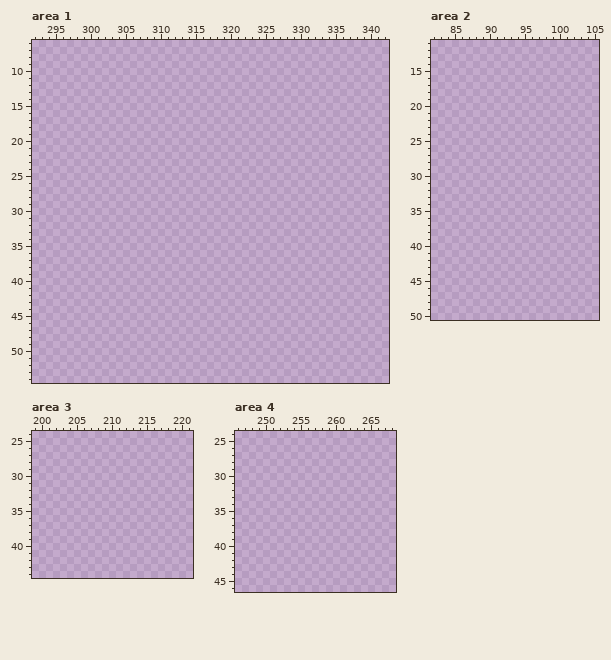
Pixel-art file, stored at magicWorld/Sprites/Спрайт-0001.aseprite. Above, as it was before the edit.
512x512 pixels, 1 frame. Colours within 5 levels of each other are drawn and written as one. Shown: area 1: x 292..342, y 6..54; area 2: x 82..105, y 11..50; area 3: x 199..221, y 24..44; area 4: x 246..268, y 24..46. The commit also changed other parts of the picture, which this record leaves out.
The same view after the edit:
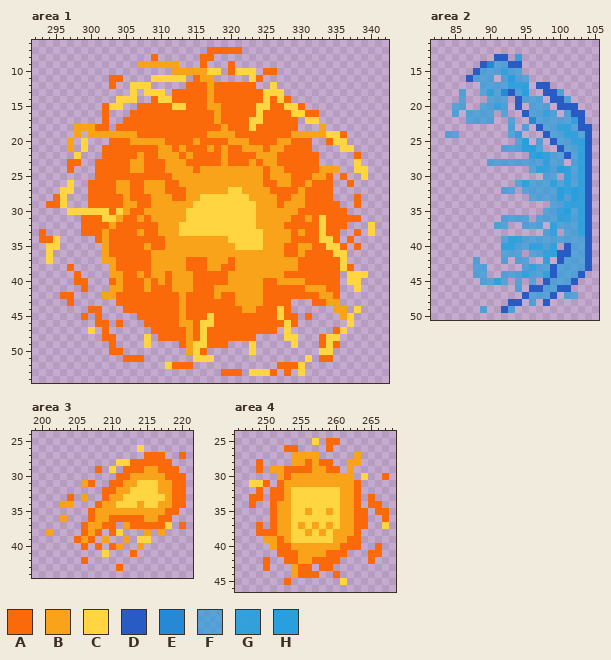
Palette (. is transparent): A #fa6a0a  B #f9a31b  C #ffd541  D #285cc4  E #2689d5  F #249fdead  G #249fdee5  H #249fdef7
What changed:
Changed rows in their new state; - is an unchanged pixel.
Area 1:
first column x 293:
 7 ------------------------AAAAA-------------------
 8 ----------------A------AA-----------------------
 9 --------------BBBBBB---A---A--------------------
10 -------------------BBBBBCC-ACCC-AA--------------
11 ----------AA----CCCCC-ABB-----CA----------------
12 ----------A--CCC-----AAABAAAAAA--C--------------
13 -------------C-CCC-AAAAABAAAAAAACCC-------------
14 -----------CCC--ACCAAAAABAAAAAAACACA------------
15 ---------ACC--AAAAACCAAABBAAAAACCAACCA----------
16 ---------A---AAAAAAAAAAAABAAAAACAAAACCAA--------
17 ---------A--AAAAAAAAAAAAABAAAACCAAAAA-CC--------
18 -----BBBAA-AAAAAAAAAAAAAAABAAACAAAAAA---B-------
19 -----B-BBBBBBBAAAAAAAAAABBBBAAAAAAAABBBBBCCA----
20 ----B-C---AAABBBBBAAAABAAAABBBAAAABBAAA--ACC----
21 ----B-C--AAAAAAAABBABAAABABAABBBABBAAAA----CC---
22 -----C---AAAAABAABBBABAAAABAAAABBBAAAAAA-----A--
23 ----AA--AAAAABBAAABBBAAAAABAAABABBAAAAAA-----C--
24 ----A---AAAAABBAAABBBBABBBBBBBBBABBAAAAABBB--CC-
25 --------AAAAAAAAAAABBBBBBBBBBBBBABBBAAABBA-A--C-
26 ----C--AAAABBAABBBAABBBBBBBBBBBBAABBAABAAA--A---
27 ---CC--AAAABBAABBBAAABBBBBBCCBBBBAAAABAAAA------
28 --AC---AAAAABAAABBBAABBCCCCCCCBBBBAABBAAAA---A--
29 -AAC---AAAAABBAABBBBBBCCCCCCCCCBBBABBBAAAAA--A--
30 ----CCCCCCACBAABBBBBBCCCCCCCCCCBBBBBBAAAAAAA----
31 ------AAACCBAABABBBBBCCCCCCCCCCBBBBBAABACAAAAA--
32 ------AAAABAAAAAABBBCCCCCCCCCCCBBBBAAAAACAAA---C
33 A-----AAABAAAABAABBBCCCCCCCCCCCCBBBBABAACAA--A-C
34 AAC-----ABAAAAAAAABBBBBBBBBCCCCCBBBBAAAACCA-A---
35 -CC------BAAAAABAABBBBBBBBBBCCCCBBBAABBAACCA-A--
36 -C-------BAAAAAABBBBBBBBBBBBBBBBBBBAABAAAACC----
37 -C-------BBAAAAABBBBBAAABBBABBBBBBBBBAAAAAAC----
38 ----A-----BAAAAABBBBBAAABBAABBBBBBBBBAAAAAACA---
39 -----A----BBAABABBABBBAAAAABBBBBBBBAAAAAAAA-CCC-
40 -----AA---ABAAABABABBBAAAAABBBBBAABBBBAAAAA-CC--
41 ------A---BBAAABAAABBBAAABBBBBBBAAAAAABBBAA--C--
42 ---AA----BBAAAAAAAAABAAAABAABBBBAAAAAAAABBA-----
43 ----A------AAAAAAAAABAAAAAAABBBBAAAA---AABB-----
44 -------AA---AAAAAAAABAAAAAAAABBAAACA------BB-C--
45 ------A-A-----AAAAAABAAACAAAAAAAAACAA-A----BC---
46 --------AA-A---AAAAABBACCAAAAAAAAAACA-------C---
47 -------C-A------AAAAABACAAAAAAAAAA-C------AC----
48 ---------AA----C-AAAABACAAAAAAA----CC---ACC-----
49 ----------A----C----ABCCAAA---C-----C---ACA-----
50 ----------AA---------BCA------C---------CC------
51 ------------AAA-------CCC-------------C-AA------
52 ------------------CAAA------------AAAC----------
53 --------------------------AAA-CCCA-A-C----------
Area 2:
first column x 84:
13 -------DD-G----------
14 -----DEFFDD----------
15 ----DFFFGFF----------
16 ---DFFF-FHFF---------
17 -----FFFFGGG-DD------
18 --F--FGFEDFH--DDF----
19 --F---FFF-DFFF-DDF---
20 -FF--FFGF-D-FFF-DDD--
21 -F-FFFF-F--DFFGF-FDD-
22 ---FFFF--F--EFFFFFGD-
23 ---------F-F-DFFGGFDD
24 FF-------FG---DFFGGFD
25 ----------FH-F-DFFGGD
26 --------FFFHHF--DFFGD
27 ------------GHGFFDFGD
28 ------FFFFFFFFGFF-FGD
29 ------------FGGFHGFGD
30 --------------FF-GFGD
31 ----------FGFFFGFGFGD
32 --------FF-FFFFFHGHGD
33 ------------FFFFHFHGD
34 ---------------FFGGGD
35 --------------FFGHFGD
36 --------FFFF-FFFGGFGD
37 -------FF--FFF-GFFFGD
38 --------------FG-FFGD
39 --------FGGFFFFFFFFFD
40 --------GGFFGGFG-DFFD
41 --------FFF-FFGGDDFFD
42 ----F---F-FF--G-DFFFD
43 ----FF-----FGFFDFFFFD
44 ----FF--FFFGFFGDFFFD-
45 -----FFGF-F-F-DFFFD--
46 ----------F-DDFFDD---
47 -----------DFFFD-FF--
48 ---------DD-F-D------
49 -----F--DF-----------
Area 3:
first column x 201:
26 -------------C------
27 --------------AAA--A
28 ----------CCAAAAAA--
29 -------A-C-AAABBAAA-
30 ----------AABBBBBAAA
31 -----BA--AABBCCCBBAA
32 --------AABBCCCCBBAA
33 ---A-B--ABBCCCCCCBAA
34 --BB---ABBCCCBCCBBAA
35 ------ABBBBBBBBBBAA-
36 --B---ABBAAAAABBAA--
37 -----ABBAA-BAAAAAC-A
38 B----ABA-AC---B-B---
39 ----ABA-B--B-CC-----
40 -----A-A-AB--B------
41 --------C---A-------
42 -----A--------------
43 ----------A---------
Area 4:
first column x 248:
25 ---------C-AA-------
26 -----AA----A--------
27 ------BBBB-----B----
28 -A----BBABAA--BB----
29 -A-BBAAAABBAA-B-----
30 ----BABBBBBBBBB-C--A
31 CCA-ABBBBBBBBBBA----
32 -A-AABCCCCCCCBBA----
33 AA-AABCCCCCCCBBA-A--
34 A--ABBCCCCCCCBBA-AA-
35 ---ABBCCBCCBCBBAA-AA
36 ---ABBCCCCCCCBBAA--A
37 -A-ABBCBCBCBCBBAA--C
38 -AAABBCCBCBCBBBA----
39 --BBABCCCCCCBBAA----
40 ---BAABBBBBBBAAA--A-
41 ----AAABBBBAAA---AA-
42 --A--AABBAAAA----A--
43 --A---BAA-AA--------
44 ------BAAA--A-------
45 -----A-------C------
Where, in picture pixels (left, top, right, bottom), the same in both pictures:
added: (39, 47, 375, 376)
added: (445, 54, 592, 313)
added: (46, 445, 186, 571)
added: (249, 438, 389, 585)
